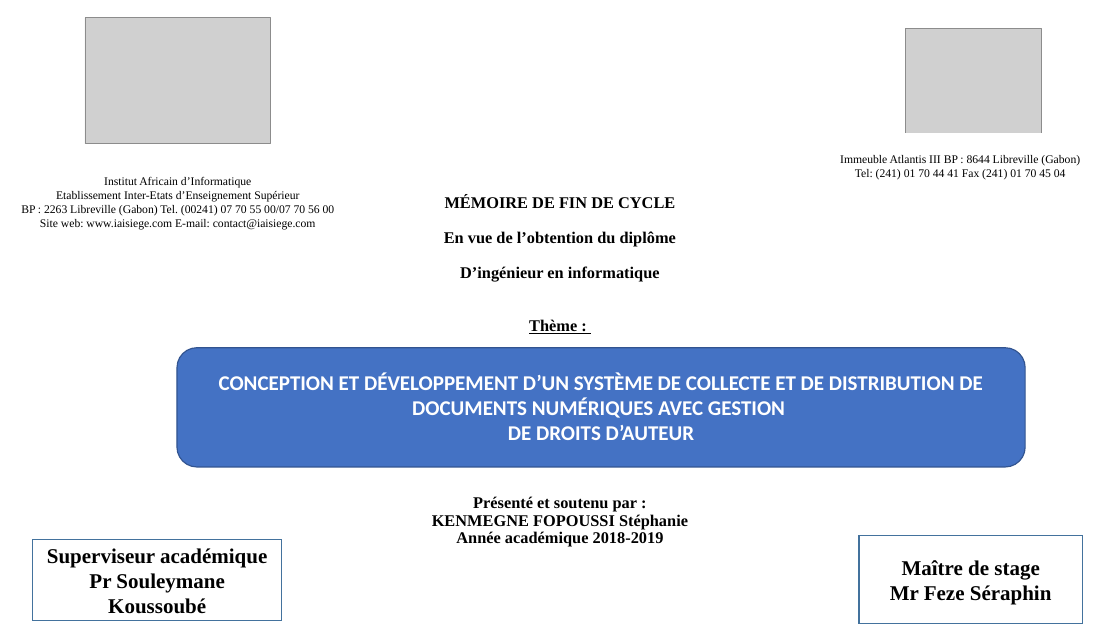
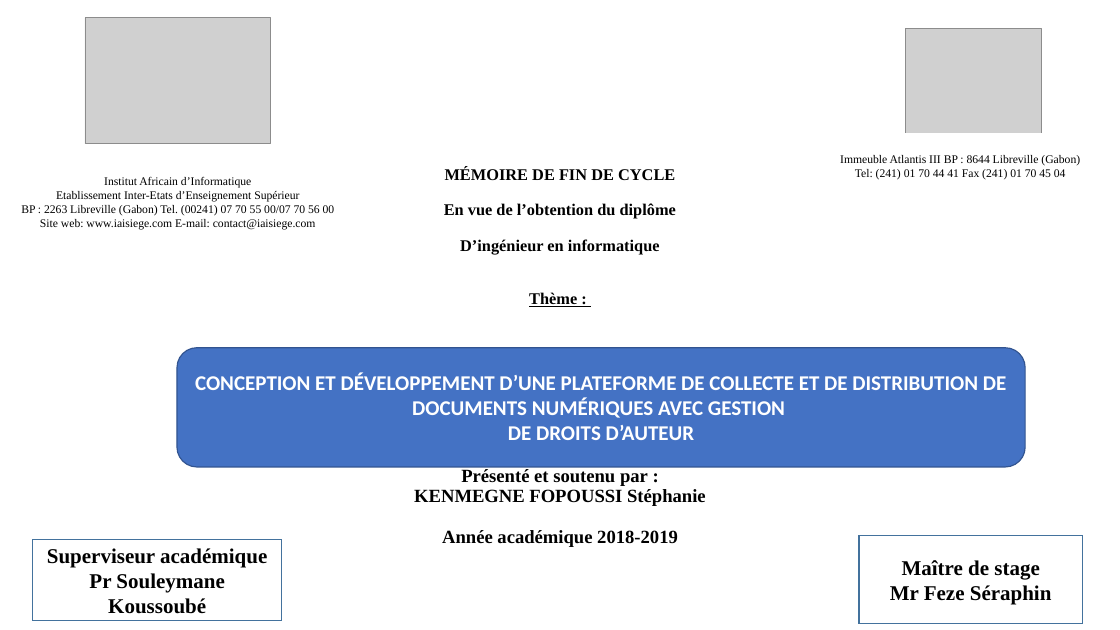
Before and after one commit to melaken/distdocs, a slide deck: slide 1 of Documents/theme/diapo.pptx. Drawn at 1120x630 pixels with LibreOffice and Linux fonts; fonts in the diff are those of the drawing; grey boxes stand for pictures. Boxes give left, top, right and bottom in pixels: in the first picture for what was removed or moved away, otherwise in the second. Text is boxed around its words. In the diff, an @@ line names an element or a change of style, - is before the commit and + after.

```diff
--- a/Documents/theme/diapo.pptx
+++ b/Documents/theme/diapo.pptx
@@ title "MÉMOIRE DE FIN DE CYCLE ..." at (414, 167, 706, 547): size 14 to 16 pt in "Présenté et soutenu par : KENMEGNE FOPOUSSI ..." @@
@@ text in rounded rectangle at (195, 373, 1006, 418): text changed @@
-CONCEPTION ET DÉVELOPPEMENT D’UN SYSTÈME DE COLLECTE ET DE DISTRIBUTION DE DOCUMENTS NUMÉRIQUES AVEC GESTION
+CONCEPTION ET DÉVELOPPEMENT D’UNE PLATEFORME DE COLLECTE ET DE DISTRIBUTION DE DOCUMENTS NUMÉRIQUES AVEC GESTION
```
Also in this commit, not shown: 8 other slides changed, 12 other files.
